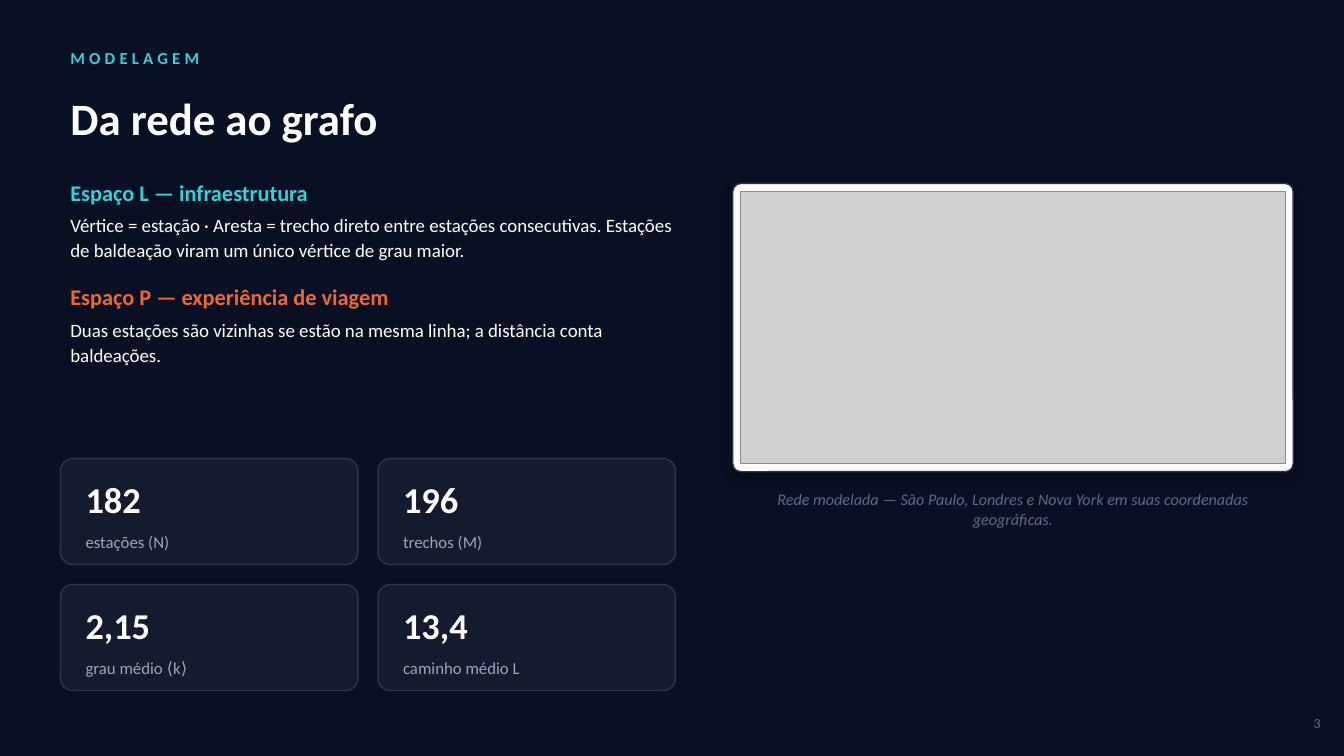
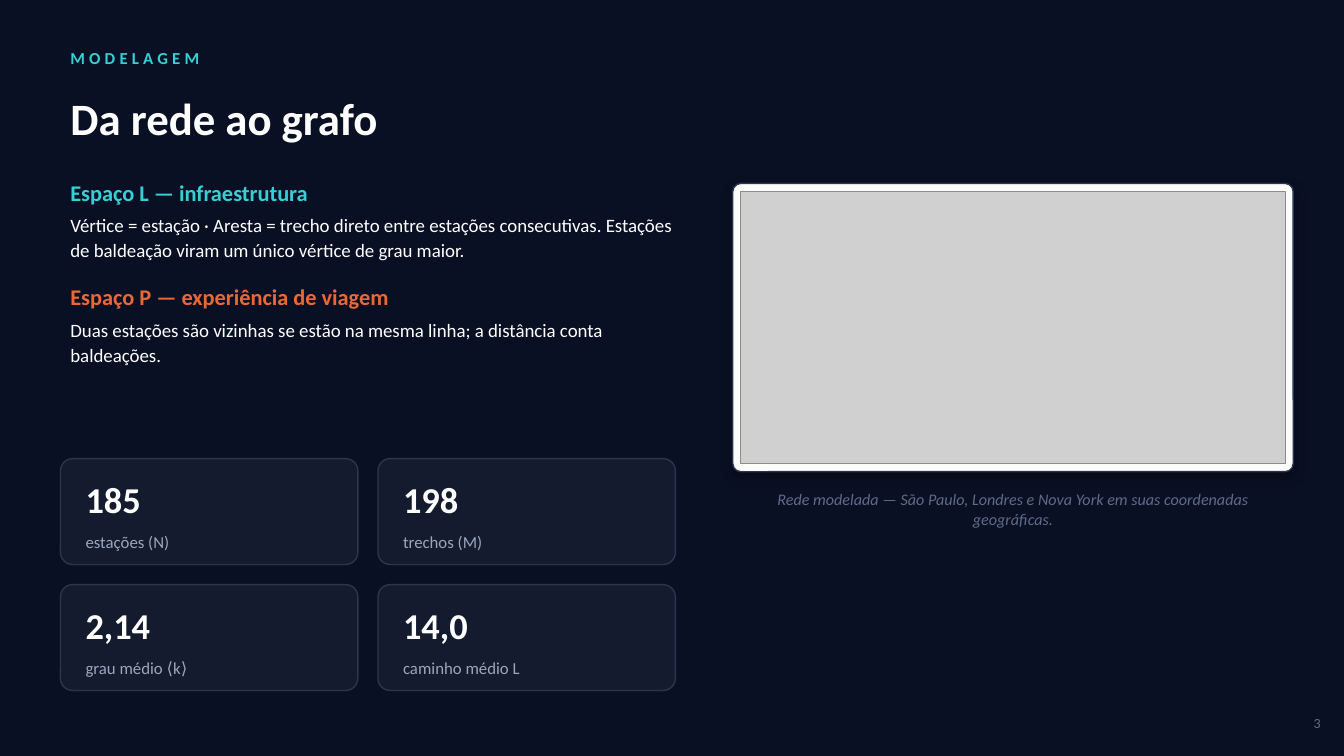
Before and after one commit to VitorCarvalho67/GrafosMetroSP, a slide deck: slide 3 of Seminario_GrafosMetroSP.pptx. Drawn at 1344x756 pixels with LibreOffice and Linux fonts; fonts in the diff are those of the drawing; grey boxes stand for pictures. Boxes give left, top, right and bottom in pixels: in the first picture for what was removed or moved away, otherwise in the second. Text is boxed around its words. In the diff, an @@ line names an element or a change of style, - is before the commit and + after.

```diff
--- a/Seminario_GrafosMetroSP.pptx
+++ b/Seminario_GrafosMetroSP.pptx
@@ text at bbox=[86, 488, 141, 514]: text changed @@
-182
+185
@@ text at bbox=[403, 488, 458, 514]: text changed @@
-196
+198
@@ text at bbox=[86, 615, 151, 644]: text changed @@
-2,15
+2,14
@@ text at bbox=[403, 615, 468, 644]: text changed @@
-13,4
+14,0
```
Also in this commit, not shown: 6 other slides changed, 13 other files.
